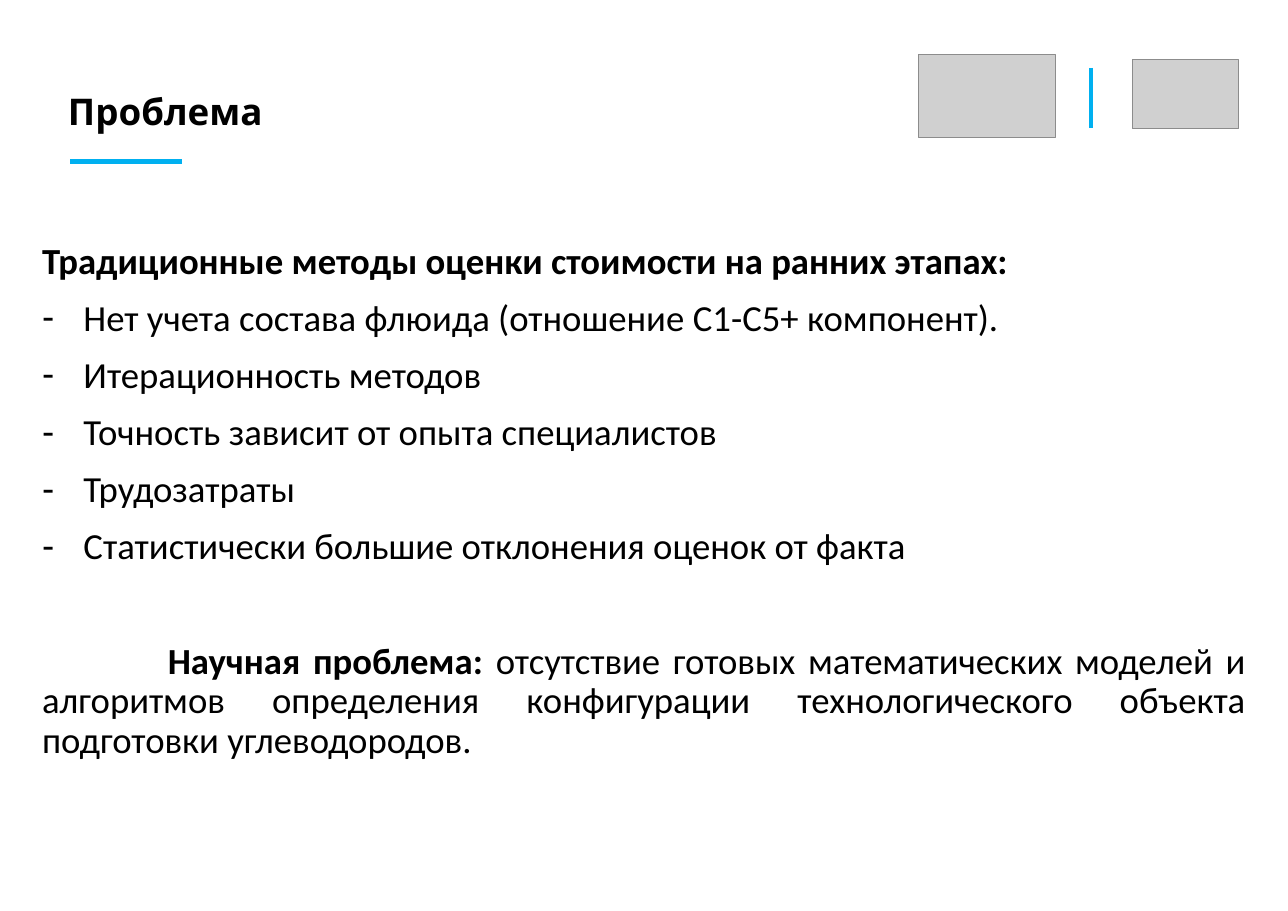
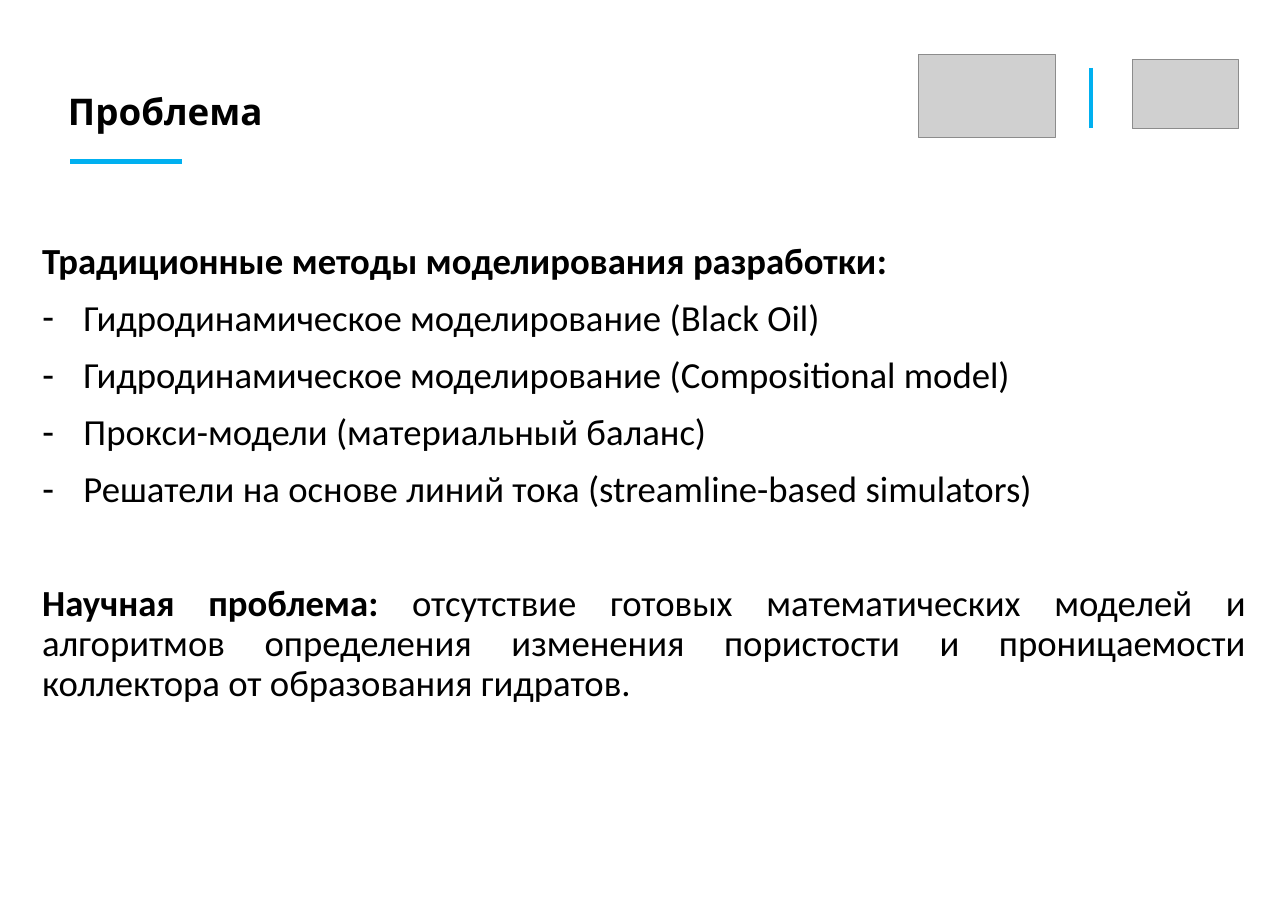
Before and after one commit to AlxndrKlbk/PhD_scriptorium, a slide deck: slide 3 of articles/2_курс/ТИУ конференция 04.2025/Колбеко презентация.pptx. Drawn at 1288x911 pixels with LibreOffice and Linux fonts; fonts in the diff are those of the drawing; grey boxes stand for pictures. Boxes give left, top, right and bottom in pixels: in the first picture for what was removed or moved away, otherwise in the second. Text is boxed around its words. In the diff, an @@ line names an element or a change of style, - is before the commit and + after.

```diff
--- a/articles/2_курс/ТИУ конференция 04.2025/Колбеко презентация.pptx
+++ b/articles/2_курс/ТИУ конференция 04.2025/Колбеко презентация.pptx
@@ text at (42, 248, 1246, 702): text changed @@
-Традиционные методы оценки стоимости на ранних этапах:
-– Нет учета состава флюида (отношение C1-C5+ компонент).
-– Итерационность методов
-– Точность зависит от опыта специалистов
-– Трудозатраты
-– Статистически большие отклонения оценок от факта
-Научная проблема: отсутствие готовых математических моделей и алгоритмов определения конфигурации технологического объекта подготовки углеводородов.
+Традиционные методы моделирования разработки:
+– Гидродинамическое моделирование (Black Oil)
+– Гидродинамическое моделирование (Compositional model)
+– Прокси-модели (материальный баланс)
+– Решатели на основе линий тока (streamline-based simulators)
+Научная проблема: отсутствие готовых математических моделей и алгоритмов определения изменения пористости и проницаемости коллектора от образования гидратов.
```
Also in this commit, not shown: 5 other slides changed, 5 slides added, 12 slides removed, 2 other files.
